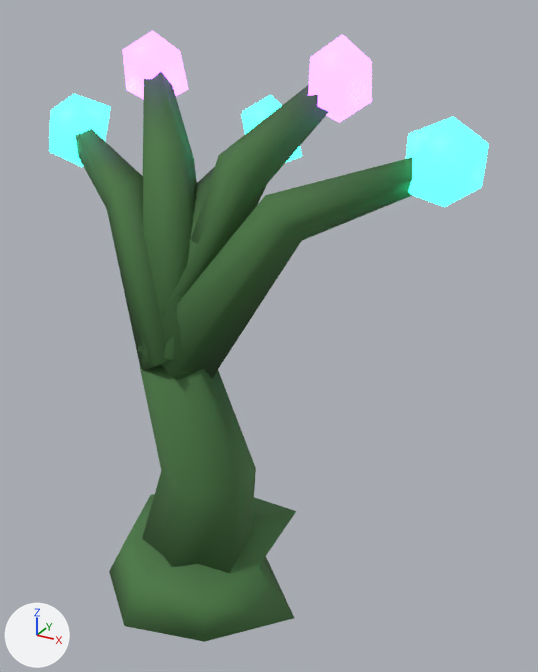
An edit to the glTF model models/flora_coral.glb, drawn before and after from the same camera.
Both versions are drawn from a 50 mm lens placed at (1.021, -1.413, 1.584), pointed at (0.133, 0.201, 0.777). The axes (+X, +Y, +Z) are drawn at lower left. The lights are the same throughout. The picture after the commit comes second.

The first picture shows 'flora_coral'.
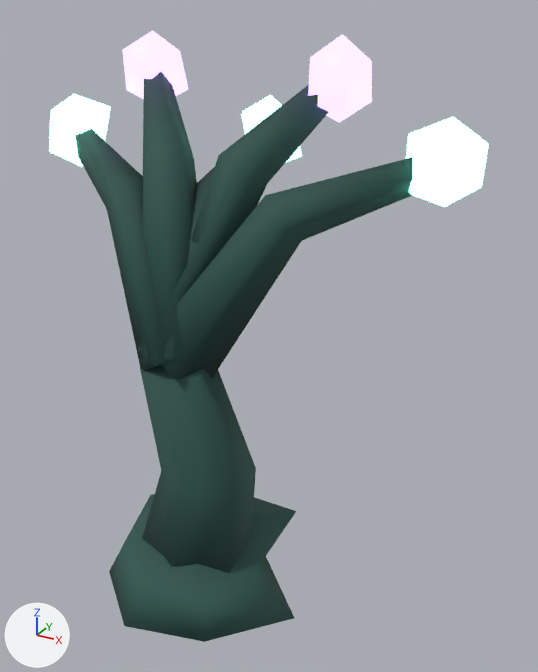
The change, as JSON lines over the scene's bpy script:
```json
{"block": "mat_bio_husk", "where": "n2 = _N.new('ShaderNodeMix'); n2.name = 'Mix'"}
{"op": "set", "path": "n2.inputs[7].default_value", "old": "(0.0685, 0.195, 0.0578, 1.0)", "new": "(0.0273, 0.0953, 0.0802, 1.0)", "note": "'B', dark green #4a7a44 -> 'B', dark cyan #2e5750"}
{"block": "mat_bio_glow_t", "where": "n0 = _N.new('ShaderNodeBsdfPrincipled'); n0.name = 'Principled BSDF'"}
{"op": "set", "path": "n0.inputs[27].default_value", "old": "(0.0326, 1.0, 0.724, 1.0)", "new": "(0.263, 1.0, 0.773, 1.0)", "note": "'Emission Color', cyan #33ffdd -> 'Emission Color', cyan #8cffe4"}
{"op": "set", "path": "n0.inputs[28].default_value", "old": "5.228", "new": "4.035", "note": "'Emission Strength'"}
{"block": "mat_bio_glow_p", "where": "n0 = _N.new('ShaderNodeBsdfPrincipled'); n0.name = 'Principled BSDF'"}
{"op": "set", "path": "n0.inputs[27].default_value", "old": "(0.434, 0.12, 1.0, 1.0)", "new": "(0.532, 0.285, 1.0, 1.0)", "note": "'Emission Color', purple #b061ff -> 'Emission Color', purple #c191ff"}
{"op": "set", "path": "n0.inputs[28].default_value", "old": "5.0", "new": "2.982", "note": "'Emission Strength'"}
```

Where the change shows, as pixel boxes (x1, y1, x2, y2) in the pictures (538 x 672 px):
```json
{"object": "flora_coral", "change": "surface changed, recoloured", "before": [49, 30, 489, 642], "after": [49, 30, 489, 642]}
```
